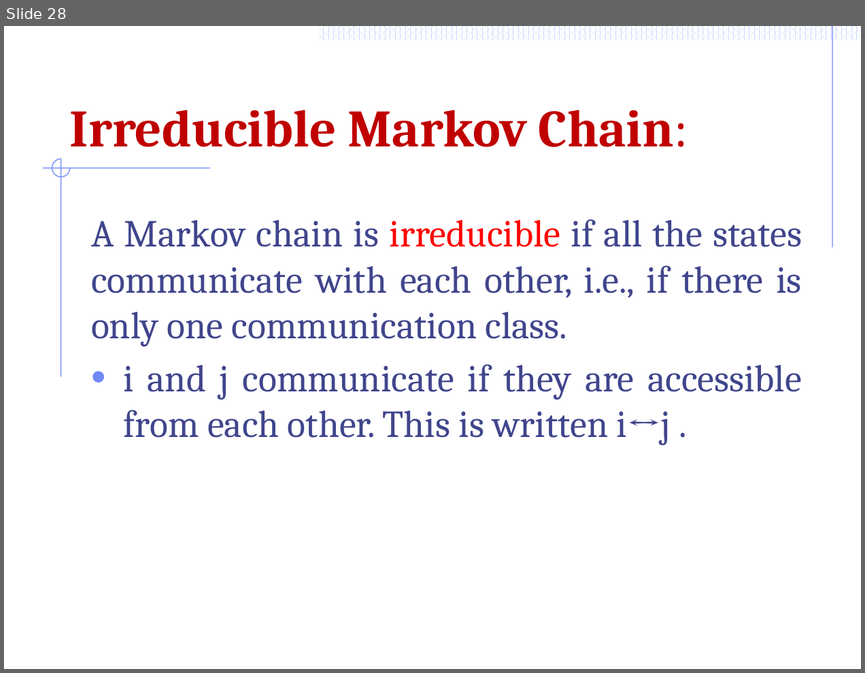
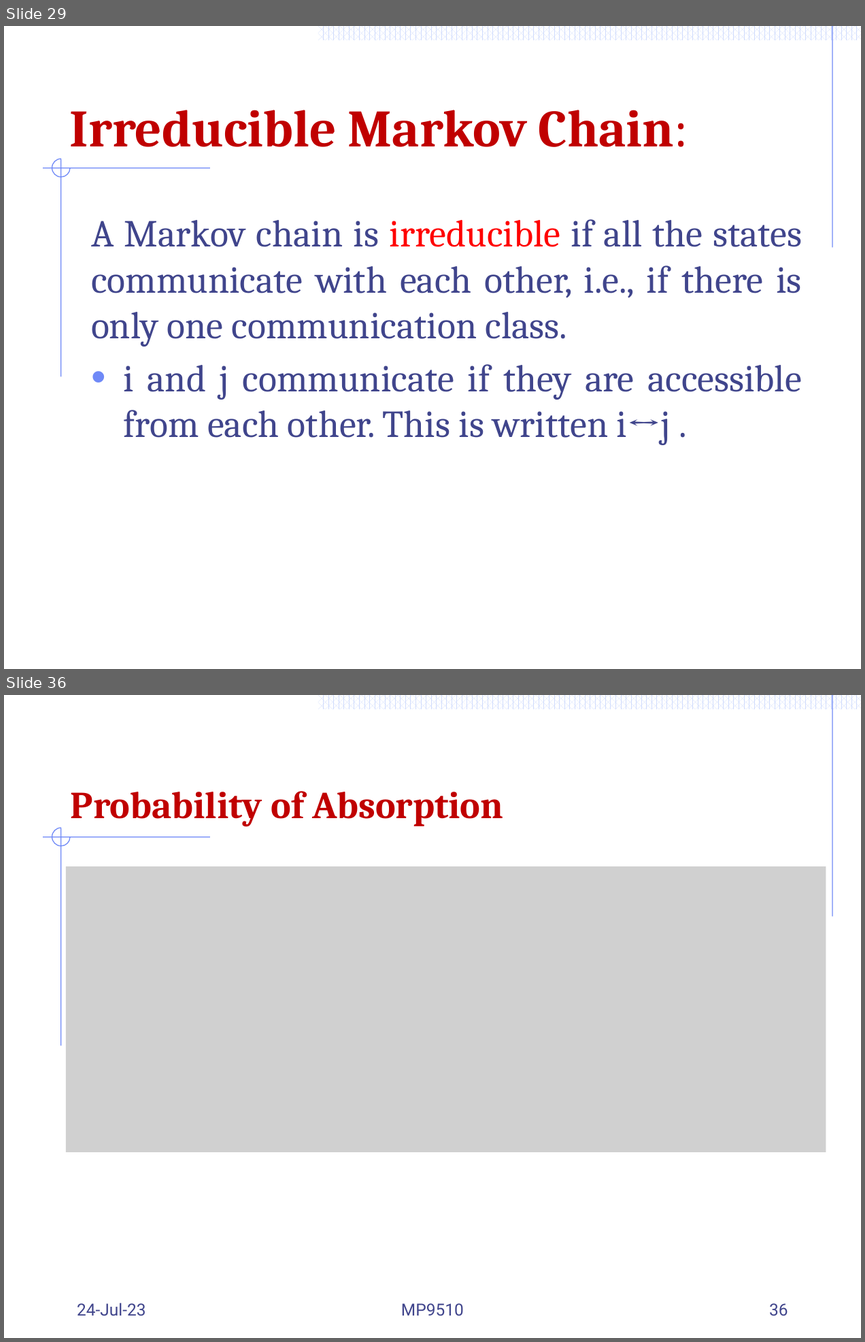
Before and after one commit to Mayooran1987/MC9510, a slide deck: Lect_3_Markov process.pptx. Shown one above the other, each under a label of ours: slide 28 before the commit, slides 29 and 36 after it; the slides between them are not shown. The pictures are 865x673 and 865x1342 pixels, drawn with LibreOffice and Linux fonts; fonts in the diff are those of the drawing; grey boxes stand for pictures. Boxes give left, top, right and bottom in pixels: in the first picture for what was removed or moved away, otherwise in the second. Text is boxed around its words. In the diff, an @@ line names an element or a change of style, - is before the commit and + after.

```diff
--- a/Lect_3_Markov process.pptx
+++ b/Lect_3_Markov process.pptx
@@ slide 36 added at [4,695,861,1338], background #FFFFFF; not listed: 56 template elements that a slide beside it also shows @@
@@ text added at [71,791,503,827], 32 pt, text #C00000, bold @@
+Probability of Absorption
@@ picture added at [66,866,825,1152] @@
@@ text added at [77,1302,146,1316], 14 pt, text #40458C @@
+24-Jul-23
@@ text added at [401,1303,464,1316], 14 pt, text #40458C @@
+MP9510
@@ page number added at [769,1303,788,1316], 14 pt, text #40458C @@
+36
@@ what was slide 28 is now slide 29 @@
```
Also in this commit, not shown: 8 slides changed, 11 other slides added.
